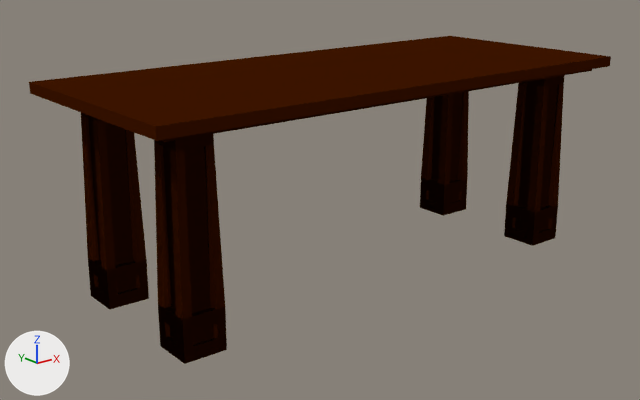
An edit to the Blender file models/Rectangular Table/rectangulartable.blend, drawn before and after from the same camera.
The view is the same before and after, from a camera (50 mm lens) standing at (-10.86, -12.82, 5.88) and looking at (-0.48, 0.16, 0.69). Every picture has the same lights, and +X, +Y and +Z are marked at lower left.

Script lines for the objects in view, before the commit:
```python
ob_botttom_rectangle = bpy.data.objects.new('Botttom Rectangle', me_cube)
ob_botttom_rectangle.location = (0.0, 0.0, 3.0)
ob_botttom_rectangle.scale = (5.0, 2.0, -0.05)
ob_table_leg = bpy.data.objects.new('Table Leg', me_cube_005)
ob_table_leg.location = (4.3, -1.27, 1.14)
ob_table_leg.scale = (0.328, 0.328, 1.89)
ob_table_leg_002 = bpy.data.objects.new('Table Leg.002', me_cube_005)
ob_table_leg_002.location = (4.3, 1.36, 1.14)
ob_table_leg_002.scale = (0.328, 0.328, 1.89)
ob_table_leg_004 = bpy.data.objects.new('Table Leg.004', me_cube_005)
ob_table_leg_004.location = (-4.27, -1.27, 1.14)
ob_table_leg_004.scale = (0.328, 0.328, 1.89)
ob_table_leg_005 = bpy.data.objects.new('Table Leg.005', me_cube_005)
ob_table_leg_005.location = (-4.27, 1.36, 1.14)
ob_table_leg_005.scale = (0.328, 0.328, 1.89)
ob_top_rectangle = bpy.data.objects.new('Top Rectangle', me_cube_006)
ob_top_rectangle.location = (0.0, 0.0, 3.15)
ob_top_rectangle.scale = (5.25, 2.25, 0.1)
```
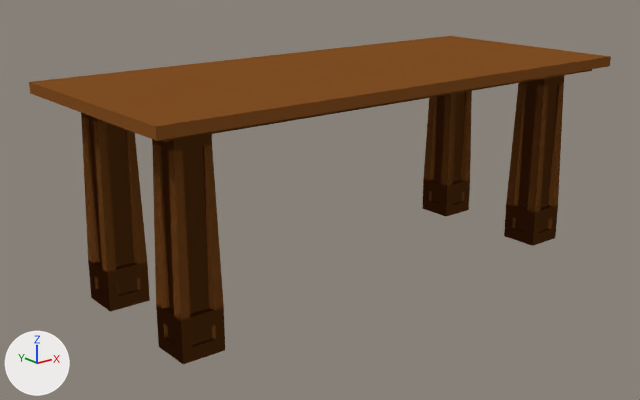
Boxes [x1, y1, x2, y2] around the edits, measured in the pictures (640 x 400 px):
'Top Rectangle', recoloured
    both: [29, 36, 611, 141]
'Table Leg.002', recoloured, moved
    before: [420, 91, 469, 216]
    after: [81, 113, 150, 312]
'Table Leg.005', recoloured, moved
    before: [81, 113, 149, 309]
    after: [422, 91, 472, 216]
'Table Leg.004', recoloured, moved
    before: [154, 134, 227, 364]
    after: [152, 134, 225, 364]
'Table Leg', recoloured
    both: [504, 75, 564, 246]
'Botttom Rectangle', recoloured
    both: [160, 69, 592, 142]

The change, as a diff of the scene's bpy script:
```diff
--- a/models/Rectangular Table/rectangulartable.blend.py
+++ b/models/Rectangular Table/rectangulartable.blend.py
@@ mat_material_001 @@
 mat_material_001 = diffuse_material('Material.001')
-mat_material_001.base_color = (0.0495, 0.00808, 0.0)  # brown #3f1600
+mat_material_001.base_color = (0.227, 0.0797, 0.018)  # brown #835024
@@ ob_table_leg_005 @@
 ob_table_leg_005 = bpy.data.objects.new('Table Leg.005', me_cube_005)
-ob_table_leg_005.location = (-4.27, 1.36, 1.14)
+ob_table_leg_005.location = (4.3, 1.27, 1.14)
 ob_table_leg_005.scale = (0.328, 0.328, 1.89)
@@ ob_table_leg_004 @@
 ob_table_leg_004 = bpy.data.objects.new('Table Leg.004', me_cube_005)
-ob_table_leg_004.location = (-4.27, -1.27, 1.14)
+ob_table_leg_004.location = (-4.3, -1.27, 1.14)
 ob_table_leg_004.scale = (0.328, 0.328, 1.89)
@@ ob_table_leg_002 @@
 ob_table_leg_002 = bpy.data.objects.new('Table Leg.002', me_cube_005)
-ob_table_leg_002.location = (4.3, 1.36, 1.14)
+ob_table_leg_002.location = (-4.3, 1.27, 1.14)
 ob_table_leg_002.scale = (0.328, 0.328, 1.89)
```
